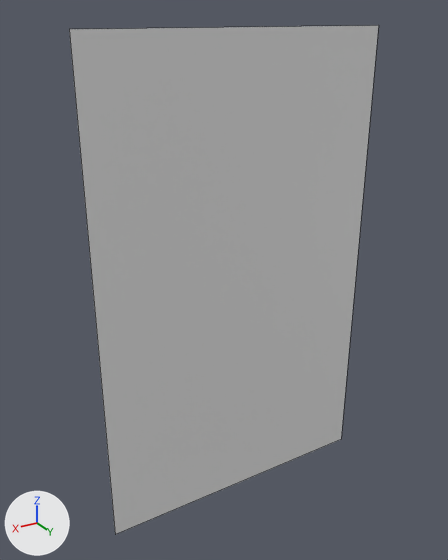
An edit to the Blender file Maps/Sardinia/Blender/Window.blend, drawn before and after from the same camera.
One viewpoint serves both versions: a camera (50 mm lens) standing at (11.33, 18.17, 9.41) and looking at (0.39, -0.07, 0.29). Arrows for +X, +Y and +Z are at lower left; the lights stay in place. Mesh edges are drawn as thin lines on the coarser meshes. The same objects are shown in both versions, whatever each file hides.

Script lines for the objects in view, before the commit:
```python
me_plane_001 = bpy.data.meshes.new('Plane.001')
me_plane_001.from_pydata([(-5.6, 0.6, 9.0), (-5.6, 0.6, -8.9), (5.6, 0.6, 9.0), (5.6, 0.6, -8.9)], [], [(3, 2, 0, 1)])
me_plane_001.materials.append(mat_normal)  # its picture is missing
ob_plane_001 = bpy.data.objects.new('Plane.001', me_plane_001)
ob_plane_001.location = (0.0, 0.0, 0.0)
```
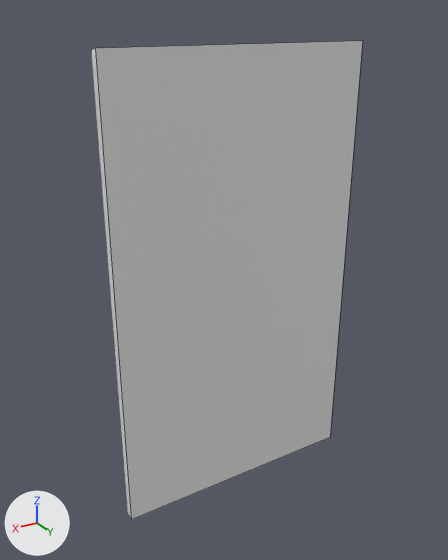
The edits, one by one:
me_plane_001 has 4 vertices, 1 face and spans x -5.6..5.6, y 0.6, z -8.9..9.0.
me_plane_001 is used by ob_plane_001; location (0.0, 0.0, 0.0).
Part 1, on me_plane_001:
Vertex 0 of me_plane_001 moves from (-5.6, 0.6, 9.0) at pixel (378, 25) to (-4.9, 0.6, 8.5) at pixel (362, 40).
Vertex 1 of me_plane_001 moves from (-5.6, 0.6, -8.9) at pixel (341, 439) to (-4.9, 0.6, -8.5) at pixel (330, 437).
Vertex 2 of me_plane_001 moves from (5.6, 0.6, 9.0) at pixel (69, 29) to (4.9, 0.6, 8.5) at pixel (95, 48).
Vertex 3 of me_plane_001 moves from (5.6, 0.6, -8.9) at pixel (115, 534) to (4.9, 0.6, -8.5) at pixel (131, 519).

Location of each change, [x1, y1, x2, y2] in pixels of the pictures (448 x 560 px):
'Plane.001', reshaped (14% narrower): before [69, 25, 379, 534]; after [95, 41, 362, 520]
'Plane', unchanged, uncovered by the edit: after [92, 49, 362, 517]
